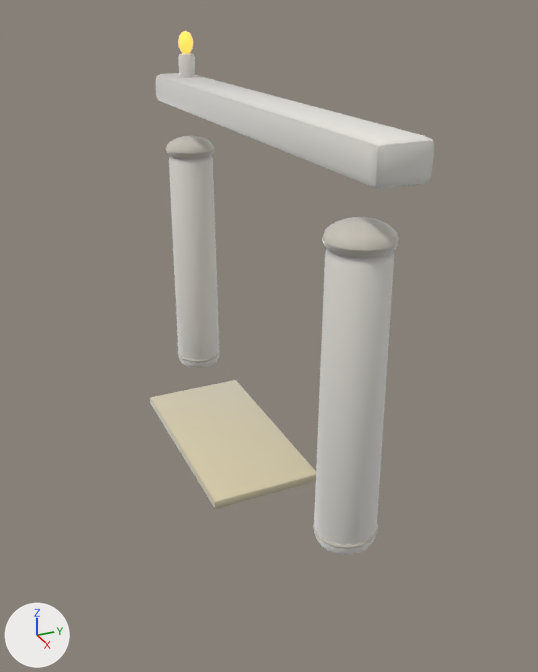
The glTF model assets/models/gates/a0309dcd.glb as it was, and as the next commit left it.
Both versions are drawn from a 50 mm lens placed at (7.1, -3.05, 4.8), pointed at (0.51, -0.08, 1.5). The lights are fixed; the arrows at lower left show +X, +Y and +Z. The older version comes first. Vertices at exactly the same position are counted once.

In view in the first picture: 'gate_a0309dcd'.
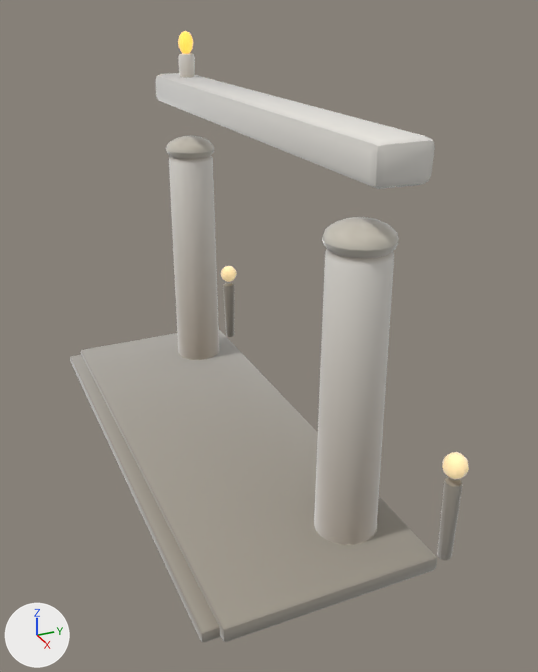
Diff of the bpy script that builds the scene:
```diff
--- a/assets/models/gates/a0309dcd.glb.py
+++ b/assets/models/gates/a0309dcd.glb.py
@@ mat_clay__9e978a_0_93 @@
+mat_clay__9e978a_0_93 = bpy.data.materials.new('clay_#9E978A_0.93_-')
+# nodes: BsdfPrincipled, Mix, OutputMaterial, VertexColor
+# colours: grey #9e978a, mixed with the vertex colours
@@ mat_clay__b9b2a2_0_93 @@
+mat_clay__b9b2a2_0_93 = bpy.data.materials.new('clay_#B9B2A2_0.93_-')
+# nodes: BsdfPrincipled, Mix, OutputMaterial, VertexColor
+# colours: grey #b9b2a2, mixed with the vertex colours
@@ mat_clay__ffe2a8_0_95__ffe2a8 @@
+mat_clay__ffe2a8_0_95__ffe2a8 = bpy.data.materials.new('clay_#FFE2A8_0.95_#FFE2A8')
+# nodes: BsdfPrincipled, Mix, OutputMaterial, VertexColor
+# colours: beige #bca67a, beige #ffe2a8, mixed with the vertex colours
@@ me_gate_a0309dcd @@
 # used by ob_gate_a0309dcd; location = (0.0, 0.0, 0.0)
-me_gate_a0309dcd.from_pydata(...)  # 1322 vertices, 2596 faces; spans x -2.69..2.69, y -1.0..0.31, z 0.0..4.41
+me_gate_a0309dcd.from_pydata(...)  # 1822 vertices, 3568 faces; spans x -2.87..2.87, y -1.71..0.84, z 0.0..4.41
+# me_gate_a0309dcd part 1: the loose piece of 52 vertices spanning x -2.21..-2.03, y -0.09..0.09, z 4.14..4.41 is copied, and the copy is scaled about its middle by (1.31, 1.33, 0.895), then moved by (-0.62, 0.72, -3.26), in mat_clay__ffe2a8_0_95__ffe2a8; it spans x -2.86..-2.62, y 0.61..0.84, z 0.9..1.14
+# me_gate_a0309dcd part 2: the loose piece of 52 vertices spanning x -2.21..-2.03, y -0.09..0.09, z 4.14..4.41 is copied, and the copy is scaled about its middle by (1.3, 1.31, 0.887), then moved by (4.86, 0.72, -3.26), in mat_clay__ffe2a8_0_95__ffe2a8; it spans x 2.62..2.86, y 0.61..0.83, z 0.9..1.14
+# me_gate_a0309dcd part 3: a new loose piece of 114 vertices spanning x -2.82..-2.66, y 0.63..0.8, z 0.0..0.86, in mat_clay__9e978a_0_93
+# me_gate_a0309dcd part 4: a new loose piece of 114 vertices spanning x 2.66..2.82, y 0.64..0.8, z 0.0..0.86, in mat_clay__9e978a_0_93
+# me_gate_a0309dcd part 5: a new loose piece of 56 vertices spanning x -2.87..2.87, y -1.55..0.55, z 0.0..0.16, in mat_clay__9e978a_0_93
+# me_gate_a0309dcd part 6: a new loose piece of 56 vertices spanning x -2.79..2.8, y -1.71..-1.37, z 0.0..0.12, in mat_clay__9e978a_0_93
+# me_gate_a0309dcd part 7: 2564 kept faces spanning x -2.69..2.69, y -1.0..0.31, z 0.0..4.39 get new vertex colours
+# other edits to the shape of me_gate_a0309dcd do not show in these pictures
 me_gate_a0309dcd.materials.append(mat_clay__f4f0e8_0_92)
@@ me_gate_a0309dcd @@
 me_gate_a0309dcd.materials.append(mat_clay__d8cca8_0_93)
+me_gate_a0309dcd.materials.append(mat_clay__9e978a_0_93)
+me_gate_a0309dcd.materials.append(mat_clay__b9b2a2_0_93)
+me_gate_a0309dcd.materials.append(mat_clay__ffe2a8_0_95__ffe2a8)
```

What differs and where, as boxes (x1, y1, x2, y2) in the pictures (538 x 672 px):
'gate_a0309dcd', reshaped (40% wider, 17% taller)
    before: (150, 31, 435, 555)
    after: (70, 31, 469, 642)
part 1 of me_gate_a0309dcd, added
    after: (221, 266, 237, 282)
part 2 of me_gate_a0309dcd, added (beige)
    after: (442, 452, 469, 479)
part 3 of me_gate_a0309dcd, added
    after: (223, 283, 234, 337)
part 4 of me_gate_a0309dcd, added
    after: (437, 477, 463, 560)
part 5 of me_gate_a0309dcd, added
    after: (80, 330, 437, 642)
part 6 of me_gate_a0309dcd, added
    after: (70, 355, 221, 642)
part 7 of me_gate_a0309dcd, recoloured
    before: (150, 69, 384, 555)
    after: (173, 69, 384, 545)
